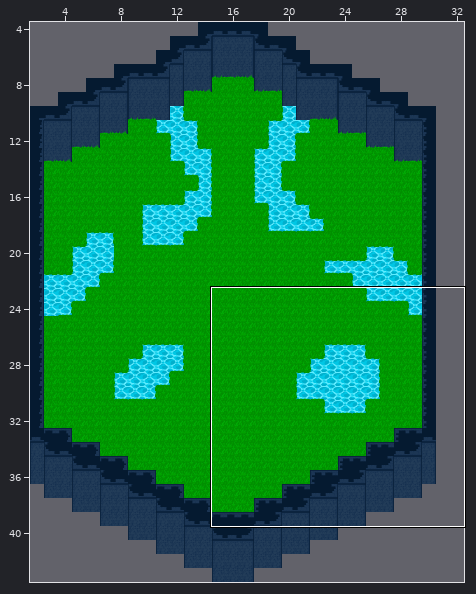
Tiled map: GameName/Output/Assets/Maps/level1.tmx. The picture above shows the old version from afar; the outline marks the close-up.
Close-up. As it was:
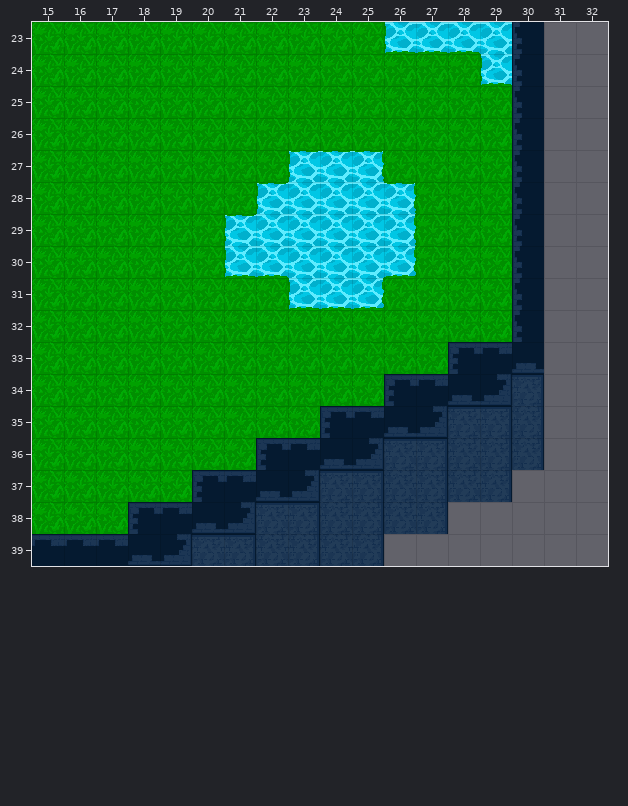
Cells are 32x32 px. Shown: x 15..32, y 23..39. The commit also changed other parts of the map, which this record leaves out.
And afterwards:
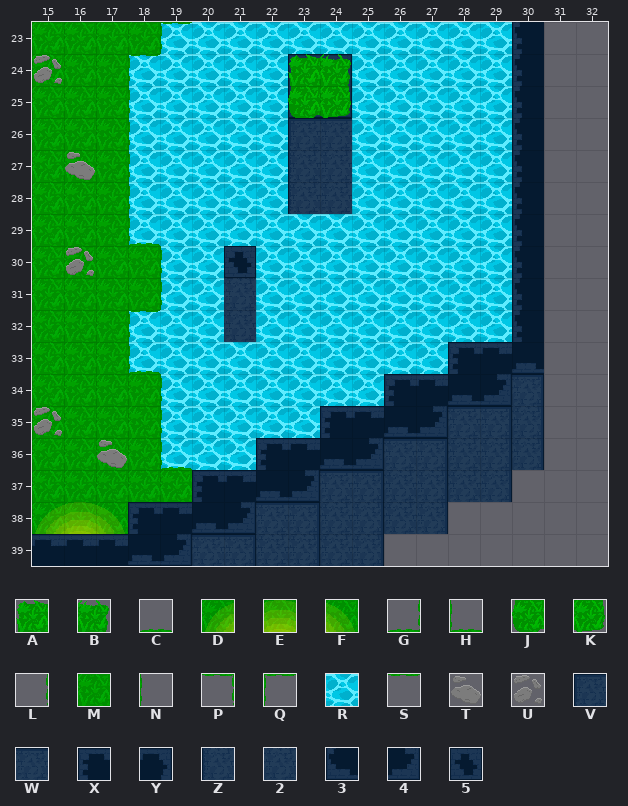
Key: from "tileset": A 0, B 2, C 5, D 16, E 17, F 18, G 28, H 30, J 48, K 50, L 51, M 53, N 55, P 76, Q 78, R 99, S 101, T 103, U 104, V 120, W 121, X 123, Y 125, Z 144, 2 145, 3 171, 4 173, 5 220.
_ is an empty cell, . an unchanged one.
Tiles of an added or newly shown layer are drawn over the layers below it.
See-through tiles are keyed as they look on the map.
Change:
--- layer "water"
@@ x 18..29 @@
-23 ._______....
-24 _____..____.
-25 _____.._____
-26 _____.._____
-27 _____...____
-28 ____.....___
-29 ___......___
-30 .__......___
-31 .__._...____
-32 ___.________
-33 __________..
-34 ._______....
-35 ._____......
-36 .___........
+23 .RRRRRRR....
+24 RRRRR..RRRR.
+25 RRRRR..RRRRR
+26 RRRRR..RRRRR
+27 RRRRR...RRRR
+28 RRRR.....RRR
+29 RRR......RRR
+30 .RR......RRR
+31 .RR.R...RRRR
+32 RRR.RRRRRRRR
+33 RRRRRRRRRR..
+34 .RRRRRRR....
+35 .RRRRR......
+36 .RRR........
--- layer "grass"
@@ x 18..29 @@
-23 .MMMMMMMHCC.
-24 MMMMMMMMMMMH
-25 MMMMMMMMMMMM
-26 MMMMMMMMMMMM
-27 MMMMMQSPMMMM
-28 MMMMQ...PMMM
-29 MMMQ....LMMM
-30 .MMHC...GMMM
-31 .MMMMHCGMMMM
-32 MMMMMMMMMMMM
-33 MMMMMMMMMM..
-34 .MMMMMMM....
-35 .MMMMM......
-36 .MMM........
+23 .Q_________.
+24 Q___________
+25 N___________
+26 N___________
+27 N___________
+28 N____...____
+29 H___....____
+30 .N___...____
+31 .N__________
+32 Q___________
+33 H_________..
+34 .N______....
+35 .N____......
+36 .H__........
--- layer "walls"
@@ x 23..24 @@
-24 __
-25 __
-26 __
-27 __
-28 __
+24 XY
+25 34
+26 VW
+27 Z2
+28 Z2
--- layer "decoration" (added)
@@ x 15..24 @@
-24 _.......__
-25 ........__
+24 U.......AB
+25 ........JK
@@ x 16..16 @@
-27 _
+27 T
@@ x 16..21 @@
-30 _...._
-31 ....._
-32 ....._
+30 U....5
+31 .....2
+32 .....2
@@ x 15..17 @@
-35 _..
-36 .._
+35 U..
+36 ..T
@@ x 15..17 @@
-38 ___
+38 DEF
Boxes around the changes in both close-ups, in picture pixels (x1, y1, x2, y2):
changed: (128, 22, 512, 470)
added: (34, 55, 62, 84)
added: (65, 152, 95, 180)
added: (66, 247, 94, 276)
added: (34, 407, 62, 436)
added: (97, 440, 127, 468)
added: (35, 502, 125, 534)
